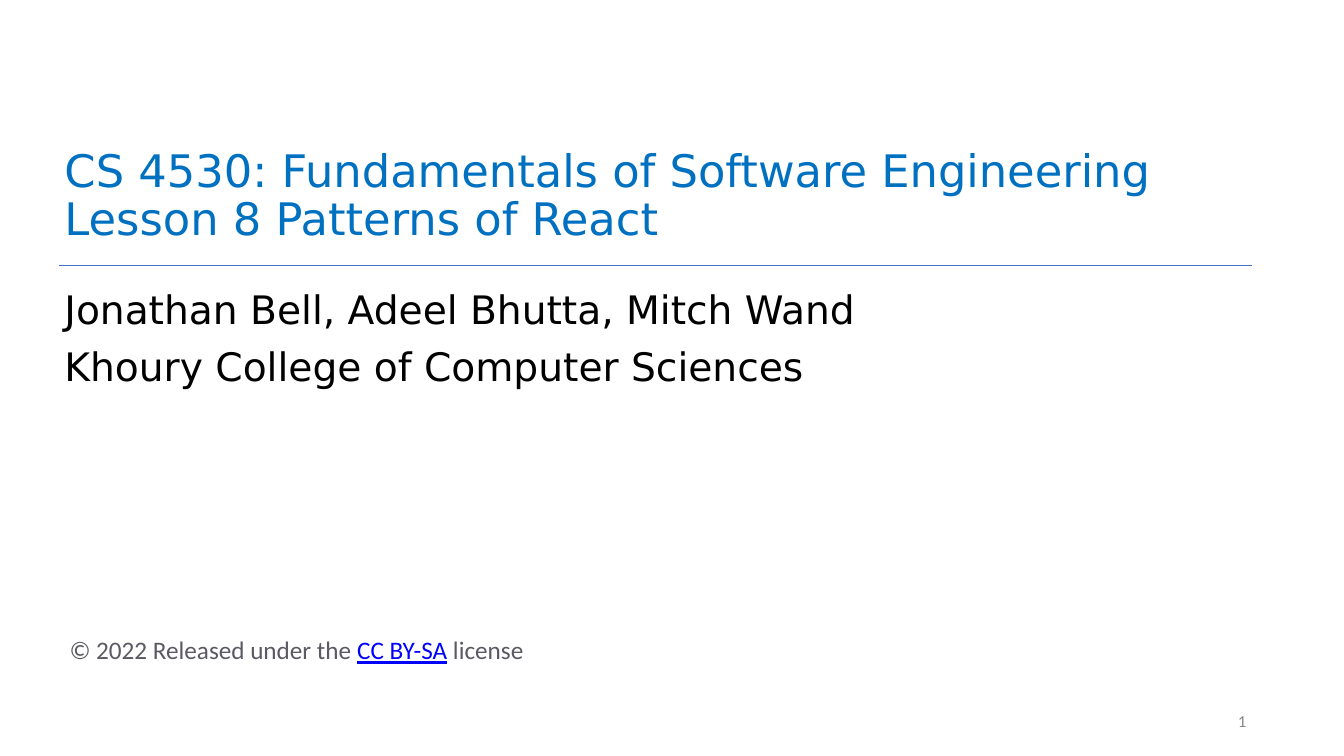
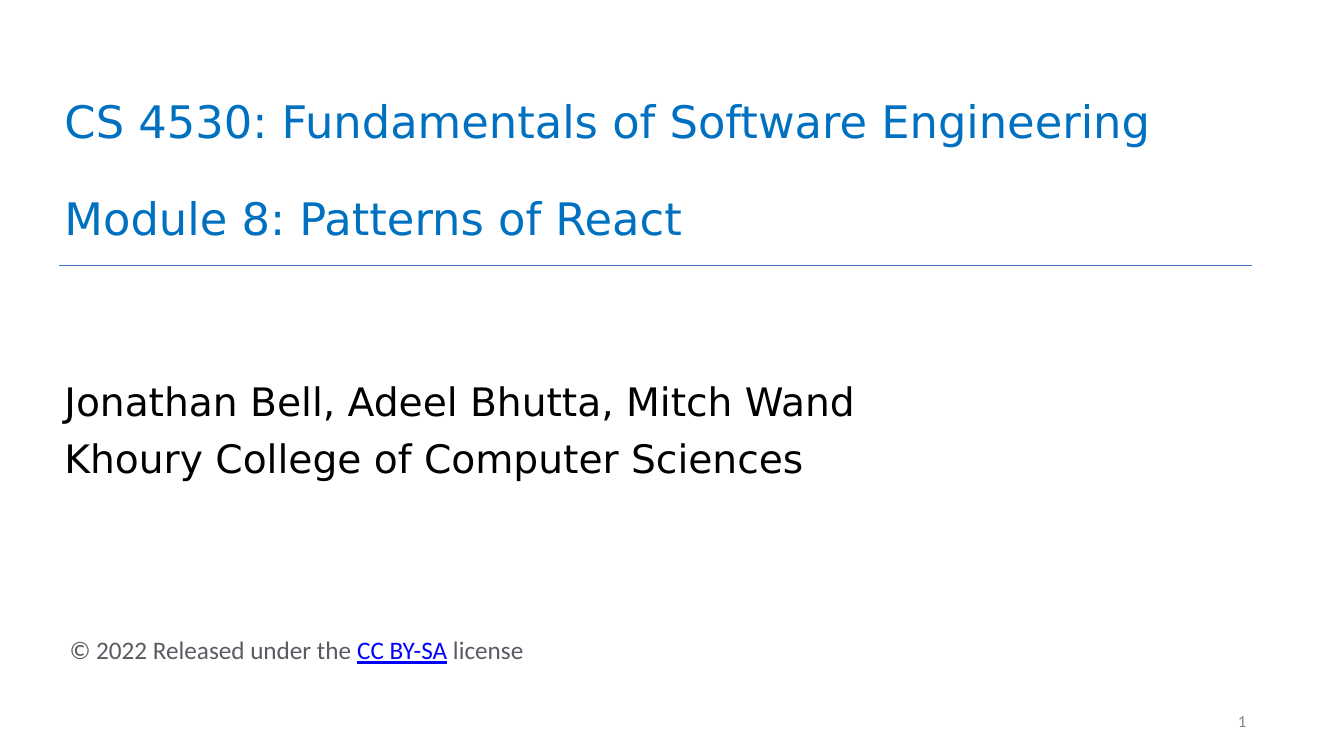
Before and after one commit to neu-se/CS4530-Fall-2022, a slide deck: slide 1 of Slides/Module 08 Patterns of React.pptx. Drawn at 1344x756 pixels with LibreOffice and Linux fonts; fonts in the diff are those of the drawing. Boxes give left, top, right and bottom in pixels: in the first picture for what was removed or moved away, otherwise in the second. Text is boxed around its words. In the diff, an @@ line names an element or a change of style, - is before the commit and + after.

```diff
--- a/Slides/Module 08 Patterns of React.pptx
+++ b/Slides/Module 08 Patterns of React.pptx
@@ title at bbox=[64, 104, 1150, 236]: text changed @@
-CS 4530: Fundamentals of Software Engineering
-Lesson 8 Patterns of React
+CS 4530: Fundamentals of Software Engineering
+Module 8: Patterns of React
@@ subtitle "Jonathan Bell, Adeel Bhutta, Mitch ...": place and size @@
-subtitle "Jonathan Bell, Adeel Bhutta, Mitch ..." at bbox=[64, 294, 855, 389]
+subtitle "Jonathan Bell, Adeel Bhutta, Mitch ..." at bbox=[64, 386, 855, 481]
```
Also in this commit, not shown: 5 other files.
